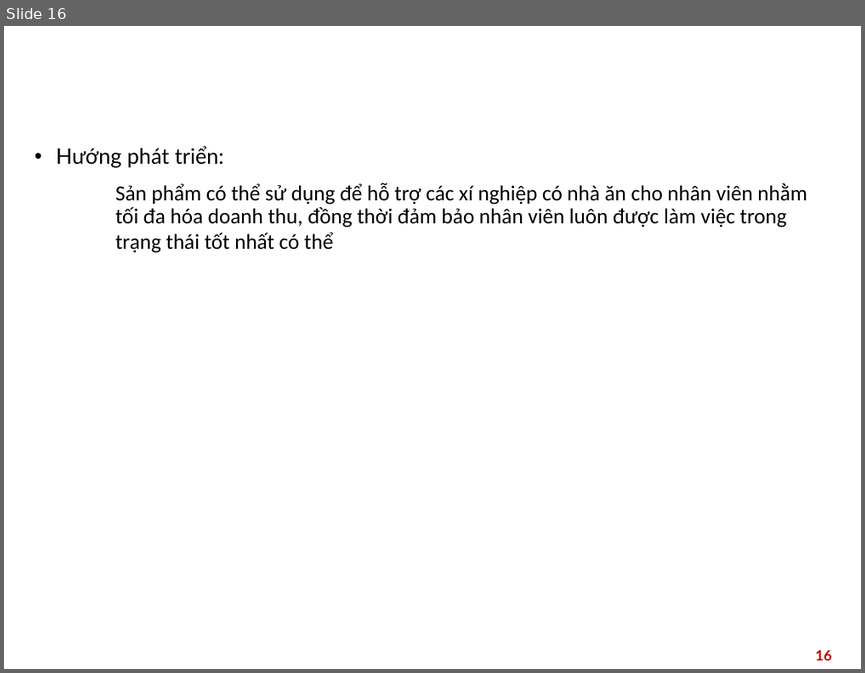
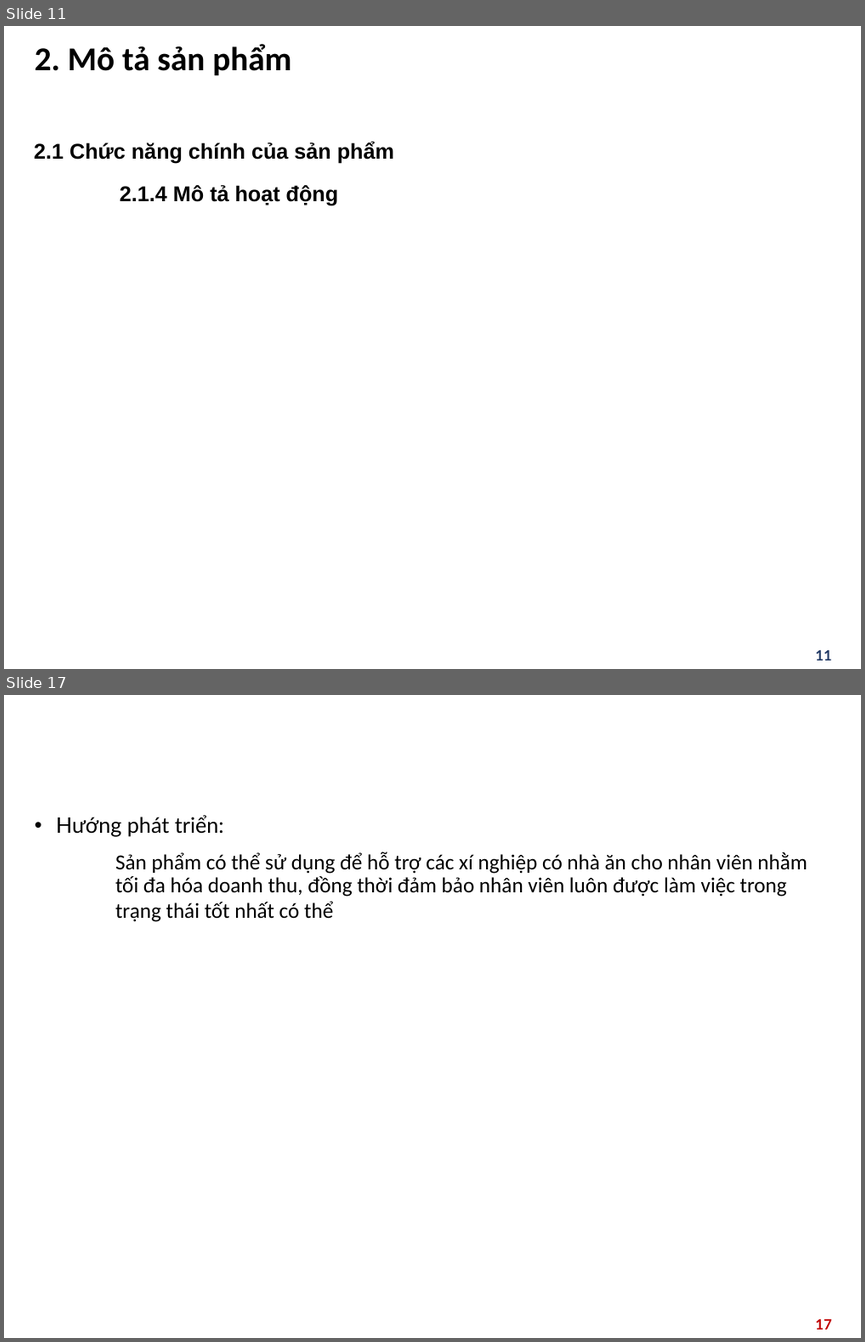
Before and after one commit to zVNoob/meal_suggestion, a slide deck: slides.pptx. Shown one above the other, each under a label of ours: slide 16 before the commit, slides 11 and 17 after it; the slides between them are not shown. The pictures are 865x673 and 865x1342 pixels, drawn with LibreOffice and Linux fonts; fonts in the diff are those of the drawing; background and template pictures are left out. Boxes give left, top, right and bottom in pixels: in the first picture for what was removed or moved away, otherwise in the second. Text is boxed around its words. In the diff, an @@ line names an element or a change of style, - is before the commit and + after.

```diff
--- a/slides.pptx
+++ b/slides.pptx
@@ slide 11 added at box(4, 26, 861, 669), background picture (left out) @@
@@ title added at box(35, 44, 291, 75), 28 pt, text #000000, bold @@
+2. Mô tả sản phẩm
@@ text added at box(34, 141, 394, 163), 18 pt, text #000000, bold @@
+2.1 Chức năng chính của sản phẩm
@@ text added at box(120, 185, 338, 206), 18 pt, text #000000, bold @@
+2.1.4 Mô tả hoạt động
@@ page number added at box(815, 650, 831, 660), 12 pt, text #203864, bold @@
+11
@@ what was slide 16 is now slide 17 @@
@@ page number at box(815, 1319, 831, 1329): text changed @@
-16
+17
```
Also in this commit, not shown: 10 slides changed, 2 other files.
